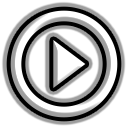
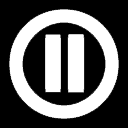
Layer changes from the first 128px x 128px image to the second:
hid "play" over [10, 10, 118, 118]
renamed "Layer 2" to "Layer 7", showed it, painted on it over [0, 0, 128, 128]
